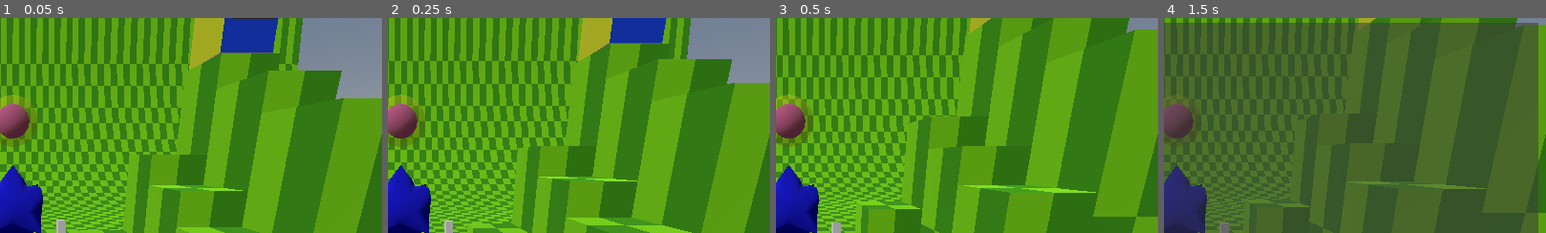
Above: before the commit, frames 1-4 (left to right).
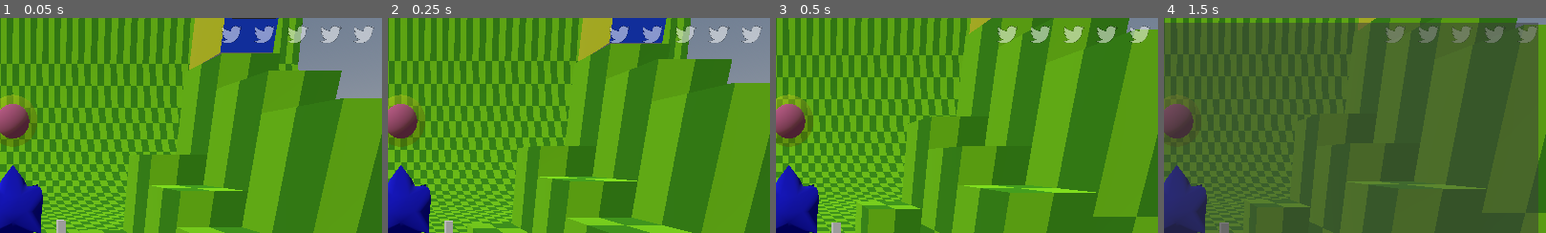
Above: after the commit, the same moments.

Repository: virattus/sonic-ringworlds-s1
Game: Godot game, scene res://scenes/MovementTesting/MovementTesting.tscn
Same seed, same stepped clock (60 frames per second), same inputs: the game is played once before the commit and once after it. Sound files missing from this copy of the repository are replaced by a short silence.
Inputs (mouse positions are % of the whole screen's width and height, from its top left):
- Up to frame 1 (0.05 s): no input
- Up to frame 2 (0.25 s): no input
- Up to frame 3 (0.5 s): no input
- Up to frame 4 (1.5 s): tap Enter (Pause) at 0.5 s; move the mouse to (72, 45) at 0.52 s; hold D (Move_Right) 0.53-1.25 s; tap Ctrl (Attack) at 0.6 s; click (72, 45) at 0.67 s; tap Space (Jump) at 0.77 s; click "Invert Camera" at 1.25 s
The pictures show only the part of the screen within x 48-98%, y 4-54%; the shares and areas given below are measured in that part.

The runs differ from the first frame. In frame 1, 1.4% of the frame differs, in the area x 57-98%, y 3-12%; in frame 2, 1.4%; in frame 3, 1.4%; in frame 4, 1.3%.

Commit message:
flicky cage and icons

Diff:
--- /dev/null
+++ b/entities/CagedFlicky/CagedFlicky.gd
@@ -0,0 +1,15 @@
+extends Node3D
+
+
+signal CageDestroyed(ID: int)
+
+
+@export_range(1, 5) var FlickyID = 0
+
+
+const EXPLOSION = preload("res://effects/Explosion/Explosion.tscn")
+const FLICKY = preload("res://entities/Flicky/Flicky.tscn")
+
+
+func _on_hurtbox_hurtbox_activated(Source: Hitbox, Damage: int) -> void:
+	CageDestroyed.emit(FlickyID - 1)
--- /dev/null
+++ b/entities/CagedFlicky/CagedFlicky.tscn
@@ -0,0 +1,61 @@
+[gd_scene load_steps=8 format=3 uid="uid://daqpkl6e5l87k"]
+
+[ext_resource type="PackedScene" uid="uid://dnni03kowb43s" path="res://entities/CagedFlicky/Cage.glb" id="1_m71xr"]
+[ext_resource type="Script" path="res://entities/CagedFlicky/CagedFlicky.gd" id="2_e0vns"]
+[ext_resource type="Texture2D" uid="uid://8q8nheatiyqh" path="res://entities/CagedFlicky/Cage.png" id="2_h53ir"]
+[ext_resource type="Texture2D" uid="uid://c1e73bgkapre6" path="res://entities/Flicky/FlickyAnim.png" id="3_b0yqy"]
+[ext_resource type="PackedScene" uid="uid://diggpp8iee3x4" path="res://entities/Hurtbox/Hurtbox.tscn" id="4_1rjcb"]
+
+[sub_resource type="StandardMaterial3D" id="StandardMaterial3D_ktsw6"]
+transparency = 2
+alpha_scissor_threshold = 0.5
+alpha_antialiasing_mode = 0
+cull_mode = 2
+albedo_texture = ExtResource("2_h53ir")
+
+[sub_resource type="CylinderShape3D" id="CylinderShape3D_ymibj"]
+radius = 1.0
+
+[node name="CagedFlicky" instance=ExtResource("1_m71xr")]
+script = ExtResource("2_e0vns")
+FlickyID = 1
+
+[node name="Skeleton3D" parent="Armature" index="0"]
+bones/1/rotation = Quaternion(-1.34359e-07, 4.37114e-08, -4.37114e-08, 1)
+
+[node name="Cylinder" parent="Armature/Skeleton3D" index="0"]
+surface_material_override/0 = SubResource("StandardMaterial3D_ktsw6")
+
+[node name="BirdBone" type="BoneAttachment3D" parent="Armature/Skeleton3D" index="1"]
+transform = Transform3D(1, -8.74228e-08, -8.74227e-08, -8.74228e-08, -1, 2.53568e-07, -8.74228e-08, -2.53568e-07, -1, 4.37114e-08, -0.486937, 1.56885e-07)
+bone_name = "Bird"
+bone_idx = 2
+
+[node name="Sprite3D" type="Sprite3D" parent="Armature/Skeleton3D/BirdBone" index="0"]
+pixel_size = 0.05
+billboard = 1
+texture_filter = 0
+texture = ExtResource("3_b0yqy")
+region_enabled = true
+region_rect = Rect2(0, 0, 16, 16)
+
+[node name="CageBone" type="BoneAttachment3D" parent="Armature/Skeleton3D" index="2"]
+transform = Transform3D(1, -4.92967e-15, 1.42109e-14, 6.25408e-15, -1, -1.51495e-08, 0, 1.51495e-08, -1, -4.37114e-08, 0, -1.19209e-07)
+bone_name = "Cage"
+bone_idx = 1
+
+[node name="CharacterBody3D" type="CharacterBody3D" parent="Armature/Skeleton3D/CageBone" index="0"]
+collision_layer = 1024
+collision_mask = 0
+
+[node name="CollisionShape3D" type="CollisionShape3D" parent="Armature/Skeleton3D/CageBone/CharacterBody3D" index="0"]
+transform = Transform3D(1, 0, 0, 0, 1, 0, 0, 0, 1, 0, 1, 0)
+shape = SubResource("CylinderShape3D_ymibj")
+
+[node name="Hurtbox" parent="Armature/Skeleton3D/CageBone" index="1" instance=ExtResource("4_1rjcb")]
+
+[node name="CollisionShape3D" type="CollisionShape3D" parent="Armature/Skeleton3D/CageBone/Hurtbox" index="0"]
+transform = Transform3D(1, 0, 0, 0, 1, 0, 0, 0, 1, 0, 1, 0)
+shape = SubResource("CylinderShape3D_ymibj")
+
+[connection signal="HurtboxActivated" from="Armature/Skeleton3D/CageBone/Hurtbox" to="." method="_on_hurtbox_hurtbox_activated"]
--- a/entities/Sonic/Sonic.tscn
+++ b/entities/Sonic/Sonic.tscn
@@ -112,19 +112,19 @@
 
 [node name="Skeleton3D" parent="CharacterMesh/SonicModel/Armature" index="0"]
 bones/0/rotation = Quaternion(0, 0.707107, 0.707107, 0)
-bones/1/position = Vector3(-3.9761e-09, 0.546374, 2.96876)
+bones/1/position = Vector3(4.59538e-08, 0.52565, 2.97108)
 bones/1/rotation = Quaternion(3.09086e-08, 0.707107, 0.707107, 3.09086e-08)
-bones/2/position = Vector3(-5.13685, 0.303541, 3.03681)
-bones/2/rotation = Quaternion(2.54125e-08, -0.801292, 0.598273, -3.57644e-08)
+bones/2/position = Vector3(-5.13685, 0.292028, 3.06458)
+bones/2/rotation = Quaternion(3.48825e-08, -0.798019, 0.602632, -2.63419e-08)
 bones/2/scale = Vector3(1, 1, 1)
 bones/3/position = Vector3(-2.48036, 1.78814e-07, 1.32379)
 bones/3/rotation = Quaternion(0, 0, 0, 1)
-bones/4/position = Vector3(5.13685, 0.303541, 3.03681)
-bones/4/rotation = Quaternion(2.54125e-08, -0.801292, 0.598273, -3.57644e-08)
+bones/4/position = Vector3(5.13685, 0.292028, 3.06458)
+bones/4/rotation = Quaternion(3.48825e-08, -0.798019, 0.602632, -2.63419e-08)
 bones/4/scale = Vector3(1, 1, 1)
 bones/5/position = Vector3(2.48036, 1.78814e-07, 1.32379)
 bones/5/rotation = Quaternion(0, 0, 0, 1)
-bones/6/position = Vector3(-3.9761e-09, 0.546374, 5.20771)
+bones/6/position = Vector3(4.59538e-08, 0.52565, 5.21003)
 bones/6/rotation = Quaternion(3.09086e-08, 0.707107, 0.707107, 3.09086e-08)
 bones/6/scale = Vector3(1, 1, 1)
 
@@ -164,7 +164,7 @@
 Colour = Color(1, 0, 0, 1)
 
 [node name="BoneAttachHandL" type="BoneAttachment3D" parent="CharacterMesh/SonicModel/Armature/Skeleton3D" index="7"]
-transform = Transform3D(1, -2.06805e-09, -8.77228e-08, -2.69082e-08, -0.958783, -0.284138, -8.35195e-08, 0.284138, -0.958783, 5.13685, 3.03681, 0.303541)
+transform = Transform3D(1, 2.39249e-08, -8.40853e-08, 2.84217e-14, -0.961824, -0.273669, -8.74228e-08, 0.273669, -0.961824, 5.13685, 3.06458, 0.292028)
 bone_name = "Hand.L"
 bone_idx = 2
 
@@ -175,7 +175,7 @@
 Size = 0.3
 
 [node name="BoneAttachHandR" type="BoneAttachment3D" parent="CharacterMesh/SonicModel/Armature/Skeleton3D" index="8"]
-transform = Transform3D(1, -2.06805e-09, -8.77228e-08, -2.69082e-08, -0.958783, -0.284138, -8.35195e-08, 0.284138, -0.958783, -5.13685, 3.03681, 0.303541)
+transform = Transform3D(1, 2.39249e-08, -8.40853e-08, 2.84217e-14, -0.961824, -0.273669, -8.74228e-08, 0.273669, -0.961824, -5.13685, 3.06458, 0.292028)
 bone_name = "Hand.R"
 bone_idx = 4
 
--- /dev/null
+++ b/overlays/HUD/Flicky/FlickyIcon.gd
@@ -0,0 +1,17 @@
+extends Sprite2D
+
+
+const INACTIVE_COLOUR = Color(1.0, 1.0, 1.0, 0.5)
+const ACTIVE_COLOUR = Color(1.0, 1.0, 1.0, 1.0)
+
+
+func Activate() -> void:
+	var ShrinkTween = create_tween()
+	ShrinkTween.tween_property(self, "scale:x", 0.0, 0.5)
+	ShrinkTween.tween_callback(ShrunkComplete)
+
+
+func ShrunkComplete() -> void:
+	modulate = ACTIVE_COLOUR
+	var growTween = create_tween()
+	growTween.tween_property(self, "scale:x", 1.0, 0.5)
--- /dev/null
+++ b/overlays/HUD/Flicky/FlickyIcon.tscn
@@ -0,0 +1,13 @@
+[gd_scene load_steps=3 format=3 uid="uid://ct1gg4n15s557"]
+
+[ext_resource type="Texture2D" uid="uid://dmc0l6ki27aua" path="res://overlays/HUD/Flicky/FlickyIcons.png" id="1_sqt4c"]
+[ext_resource type="Script" path="res://overlays/HUD/Flicky/FlickyIcon.gd" id="2_m7hj7"]
+
+[node name="FlickyIcon" type="Sprite2D"]
+modulate = Color(1, 1, 1, 0.501961)
+texture_filter = 1
+texture_repeat = 1
+texture = ExtResource("1_sqt4c")
+region_enabled = true
+region_rect = Rect2(0, 0, 64, 64)
+script = ExtResource("2_m7hj7")
--- /dev/null
+++ b/overlays/HUD/Flicky/FlickyStack.gd
@@ -0,0 +1,16 @@
+extends Node2D
+
+
+@onready var Icons = [
+	$FlickyIcon1,
+	$FlickyIcon2,
+	$FlickyIcon3,
+	$FlickyIcon4,
+	$FlickyIcon5,
+]
+
+
+func ActivateIcon(IconID: int) -> void:
+	assert(IconID >= 0)
+	assert(IconID < 5)
+	Icons[IconID].Activate()
--- /dev/null
+++ b/overlays/HUD/Flicky/FlickyStack.tscn
@@ -0,0 +1,22 @@
+[gd_scene load_steps=3 format=3 uid="uid://denld17jxxl47"]
+
+[ext_resource type="Script" path="res://overlays/HUD/Flicky/FlickyStack.gd" id="1_ujnce"]
+[ext_resource type="PackedScene" uid="uid://ct1gg4n15s557" path="res://overlays/HUD/Flicky/FlickyIcon.tscn" id="2_s3qsq"]
+
+[node name="FlickyStack" type="Node2D"]
+scale = Vector2(0.5, 0.5)
+script = ExtResource("1_ujnce")
+
+[node name="FlickyIcon1" parent="." instance=ExtResource("2_s3qsq")]
+
+[node name="FlickyIcon2" parent="." instance=ExtResource("2_s3qsq")]
+position = Vector2(100, 0)
+
+[node name="FlickyIcon3" parent="." instance=ExtResource("2_s3qsq")]
+position = Vector2(200, 0)
+
+[node name="FlickyIcon4" parent="." instance=ExtResource("2_s3qsq")]
+position = Vector2(300, 0)
+
+[node name="FlickyIcon5" parent="." instance=ExtResource("2_s3qsq")]
+position = Vector2(400, 0)
--- a/overlays/HUD/HUD.gd
+++ b/overlays/HUD/HUD.gd
@@ -17,3 +17,7 @@
 func UpdateDashModeMeter(_delta: float) -> void:
 	$StrikeDashMeterBG/StrikeDashMeter.scale.x = clamp(Sonic.DashModeCharge, 0.0, 1.0)
 	$StrikeDashMeterBG/LblStrikeDashPercentage.text = str(clamp(int(Sonic.DashModeCharge * 100.0), 0, 100)) + "%"
+
+
+func ActivateFlickyIcon(FlickyID: int) -> void:
+	$FlickyStack.ActivateIcon(FlickyID)
--- a/overlays/HUD/HUD.tscn
+++ b/overlays/HUD/HUD.tscn
@@ -1,7 +1,8 @@
-[gd_scene load_steps=3 format=3 uid="uid://butvqg7bms767"]
+[gd_scene load_steps=4 format=3 uid="uid://butvqg7bms767"]
 
 [ext_resource type="Script" path="res://overlays/HUD/HUD.gd" id="1_wqwwu"]
 [ext_resource type="Script" path="res://overlays/HUD/ArcCanvas.gd" id="2_bgv3t"]
+[ext_resource type="PackedScene" uid="uid://denld17jxxl47" path="res://overlays/HUD/Flicky/FlickyStack.tscn" id="3_2sepo"]
 
 [node name="HUD" type="CanvasLayer"]
 script = ExtResource("1_wqwwu")
@@ -73,3 +74,6 @@
 offset_right = 96.0
 offset_bottom = 482.0
 text = "Lives: 0"
+
+[node name="FlickyStack" parent="." instance=ExtResource("3_2sepo")]
+position = Vector2(906, 48)
--- a/scenes/MovementTesting/MovementTesting.tscn
+++ b/scenes/MovementTesting/MovementTesting.tscn
@@ -16,6 +16,7 @@
 [ext_resource type="PackedScene" uid="uid://cmvul107l0dvg" path="res://entities/ItemBox/Ring/ItemBoxRing.tscn" id="14_cms30"]
 [ext_resource type="PackedScene" uid="uid://dxyyroddlqhl0" path="res://entities/ItemBox/OneUp/ItemBoxOneUp.tscn" id="14_fgacc"]
 [ext_resource type="PackedScene" uid="uid://cvxqyp8q8o3qu" path="res://entities/AirBubbleSpawner/AirBubbleSpawner.tscn" id="15_ef6lu"]
+[ext_resource type="PackedScene" uid="uid://daqpkl6e5l87k" path="res://entities/CagedFlicky/CagedFlicky.tscn" id="16_0mtxn"]
 
 [sub_resource type="BoxShape3D" id="BoxShape3D_cgjes"]
 size = Vector3(300, 200, 200)
@@ -26,21 +27,21 @@
 transform = Transform3D(1, 0, 0, 0, 1, 0, 0, 0, 1, 0, 5.23502, 0)
 
 [node name="Skeleton3D" parent="Sonic/CharacterMesh/SonicModel/Armature" index="0"]
-bones/1/position = Vector3(3.59061e-08, 0.410718, 2.98395)
-bones/2/position = Vector3(-5.13685, 0.228177, 3.21862)
-bones/2/rotation = Quaternion(3.40687e-08, -0.779401, 0.626525, -2.73863e-08)
-bones/4/position = Vector3(5.13685, 0.228177, 3.21862)
-bones/4/rotation = Quaternion(3.40687e-08, -0.779401, 0.626525, -2.73863e-08)
-bones/6/position = Vector3(3.59061e-08, 0.410718, 5.2229)
+bones/1/position = Vector3(-2.442e-08, 0.312523, 2.99494)
+bones/2/position = Vector3(-5.13685, 0.173624, 3.35022)
+bones/2/rotation = Quaternion(2.37134e-08, -0.762898, 0.646519, -3.78942e-08)
+bones/4/position = Vector3(5.13685, 0.173624, 3.35022)
+bones/4/rotation = Quaternion(2.37134e-08, -0.762898, 0.646519, -3.78942e-08)
+bones/6/position = Vector3(-2.442e-08, 0.312523, 5.2339)
 
 [node name="BoneAttachBody" parent="Sonic/CharacterMesh/SonicModel/Armature/Skeleton3D" index="4"]
 transform = Transform3D(1, 0, -8.74228e-08, 0, 1, 0, 8.74228e-08, 0, 1, -3.59061e-08, 2.98395, 0.410718)
 
 [node name="BoneAttachHandL" parent="Sonic/CharacterMesh/SonicModel/Armature/Skeleton3D" index="7"]
-transform = Transform3D(1, 1.87901e-08, -8.53796e-08, 3.19744e-14, -0.976629, -0.214933, -8.74228e-08, 0.214933, -0.976629, 5.13685, 3.21862, 0.228177)
+transform = Transform3D(1, -1.28169e-08, -8.84811e-08, -2.71566e-08, -0.986456, -0.164027, -8.51804e-08, 0.164027, -0.986456, 5.13685, 3.35022, 0.173624)
 
 [node name="BoneAttachHandR" parent="Sonic/CharacterMesh/SonicModel/Armature/Skeleton3D" index="8"]
-transform = Transform3D(1, 1.87901e-08, -8.53796e-08, 3.19744e-14, -0.976629, -0.214933, -8.74228e-08, 0.214933, -0.976629, -5.13685, 3.21862, 0.228177)
+transform = Transform3D(1, -1.28169e-08, -8.84811e-08, -2.71566e-08, -0.986456, -0.164027, -8.51804e-08, 0.164027, -0.986456, -5.13685, 3.35022, 0.173624)
 
 [node name="KillBox" parent="." index="8"]
 transform = Transform3D(1, 0, 0, 0, 1, 0, 0, 0, 1, -36.7569, 0, 0)
@@ -666,8 +667,13 @@
 [node name="AirBubbleSpawner" parent="MovementTesting" index="43" instance=ExtResource("15_ef6lu")]
 transform = Transform3D(1, 0, 0, 0, 1, 0, 0, 0, 1, 26.8712, -6, 71.989)
 
+[node name="CagedFlicky" parent="MovementTesting" index="44" instance=ExtResource("16_0mtxn")]
+transform = Transform3D(1, 0, 0, 0, 1, 0, 0, 0, 1, -69.4715, 28.1241, 38.1081)
+
 [node name="EnemyCrabmeat" parent="." index="10" instance=ExtResource("9_dh6p0")]
 transform = Transform3D(1, 0, 0, 0, 1, 0, 0, 0, 1, 0, 0, -16.2104)
 
+[connection signal="CageDestroyed" from="MovementTesting/CagedFlicky" to="." method="_on_caged_flicky_cage_destroyed"]
+
 [editable path="Sonic"]
 [editable path="Sonic/CharacterMesh/SonicModel"]
--- a/scenes/SonicGame/SonicGame.gd
+++ b/scenes/SonicGame/SonicGame.gd
@@ -10,6 +10,7 @@
 
 func _ready() -> void:
 	Globals.RingCount = 0
+	Globals.CollectedFlickies = [false, false, false, false, false]
 
 
 func _physics_process(delta: float) -> void:
@@ -35,3 +36,7 @@
 	else:
 		Globals.LivesCount -= 1
 		get_tree().reload_current_scene()
+
+
+func _on_caged_flicky_cage_destroyed(ID: int) -> void:
+	$HUD.ActivateFlickyIcon(ID)
--- a/scripts/Globals.gd
+++ b/scripts/Globals.gd
@@ -27,5 +27,6 @@
 var RingCount := 0
 var LivesCount := 3
 var PlayerChar = null
+var CollectedFlickies = [false, false, false, false, false]
 
 var InvertCamera := false
Binary file added: entities/CagedFlicky/Cage.glb
Not shown, added: entities/CagedFlicky/Cage.glb.import
Binary file added: entities/CagedFlicky/Cage.png
Not shown, added: entities/CagedFlicky/Cage.png.import
Binary file added: entities/CagedFlicky/Cage_Cage.png
Not shown, added: entities/CagedFlicky/Cage_Cage.png.import
Binary file changed: entities/Pulley/Pulley.png
Binary file added: overlays/HUD/Flicky/FlickyIcons.png
Not shown, added: overlays/HUD/Flicky/FlickyIcons.png.import
Not shown: 1 places in scenes/MovementTesting/MovementTesting.tscn that only renumber resources
Not shown, added: entities/CagedFlicky/Cage.blend
Not shown, added: entities/CagedFlicky/Cage.blend1
